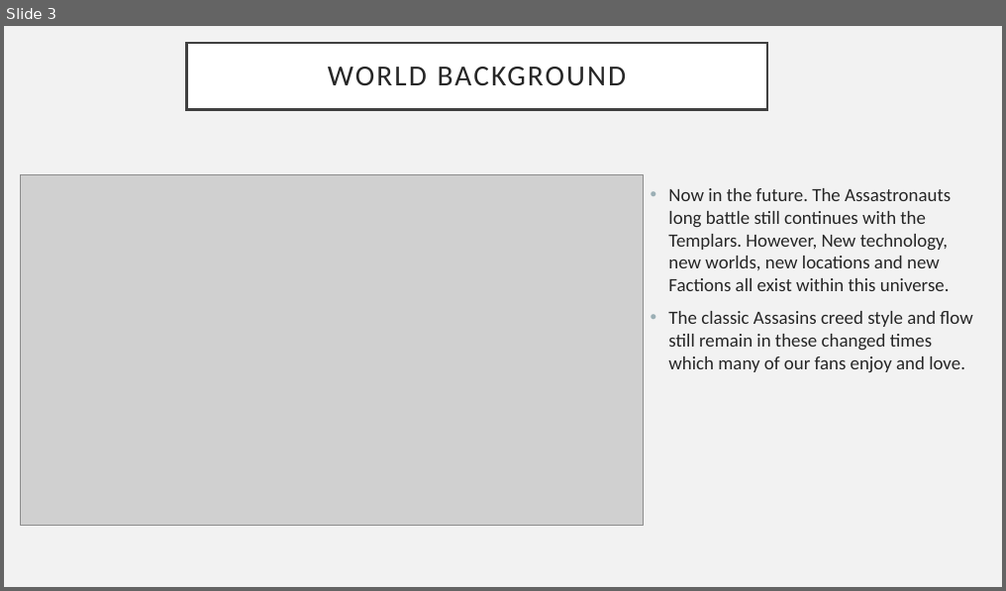
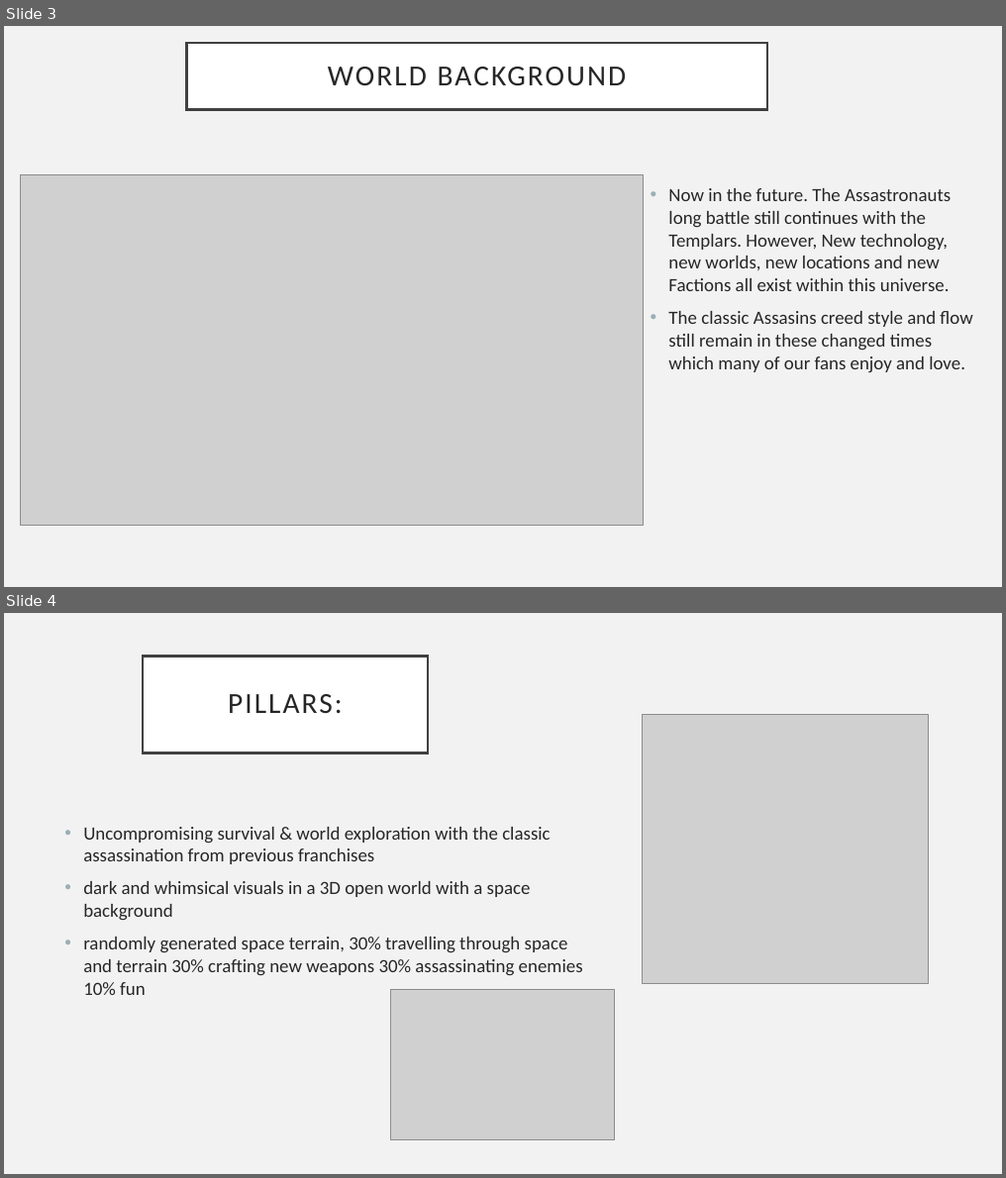
Before and after one commit to PeterLowe/concept2-ruslan-richie-davis, a slide deck: 1st 3 Slides.pptx. Shown one above the other, each under a label of ours: slide 3 before the commit, slides 3 and 4 after it. The pictures are 1006x591 and 1006x1178 pixels, drawn with LibreOffice and Linux fonts; fonts in the diff are those of the drawing; grey boxes stand for pictures. Boxes give left, top, right and bottom in pixels: in the first picture for what was removed or moved away, otherwise in the second. Text is boxed around its words. In the diff, an @@ line names an element or a change of style, - is before the commit and + after.

```diff
--- a/1st 3 Slides.pptx
+++ b/1st 3 Slides.pptx
@@ slide 4 added at (4,613,1002,1174), background #F2F2F2 @@
@@ title added at (143,656,428,753), fill #FFFFFF, outline #404040 2.5 pt, 28 pt, text #262626 @@
+PILLARS:
@@ picture added at (643,714,928,983) @@
@@ text added at (83,827,583,995), 18 pt, text #262626 @@
+• Uncompromising survival & world exploration with the classic assassination from previous franchises
+• dark and whimsical visuals in a 3D open world with a space background
+• randomly generated space terrain, 30% travelling through space and terrain 30% crafting new weapons 30% assassinating enemies 10% fun
@@ picture added at (390,990,615,1140) @@
```
Also in this commit, not shown: 3 other slides added, 1 other file.
